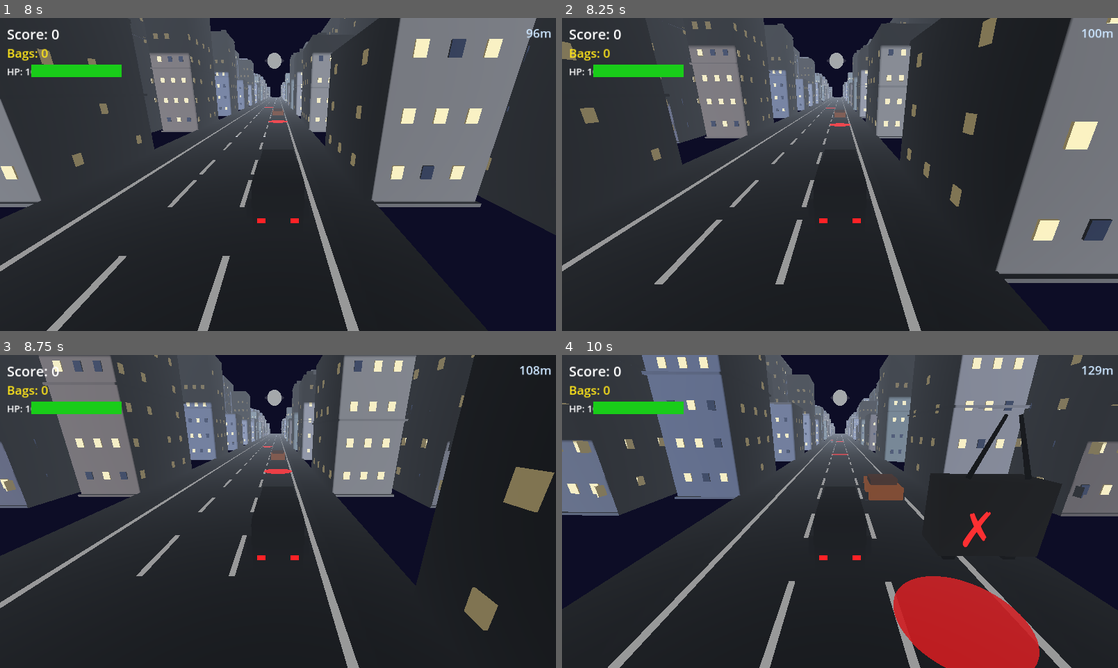
Above: before the commit, frames 1-4 (two rows, left to right).
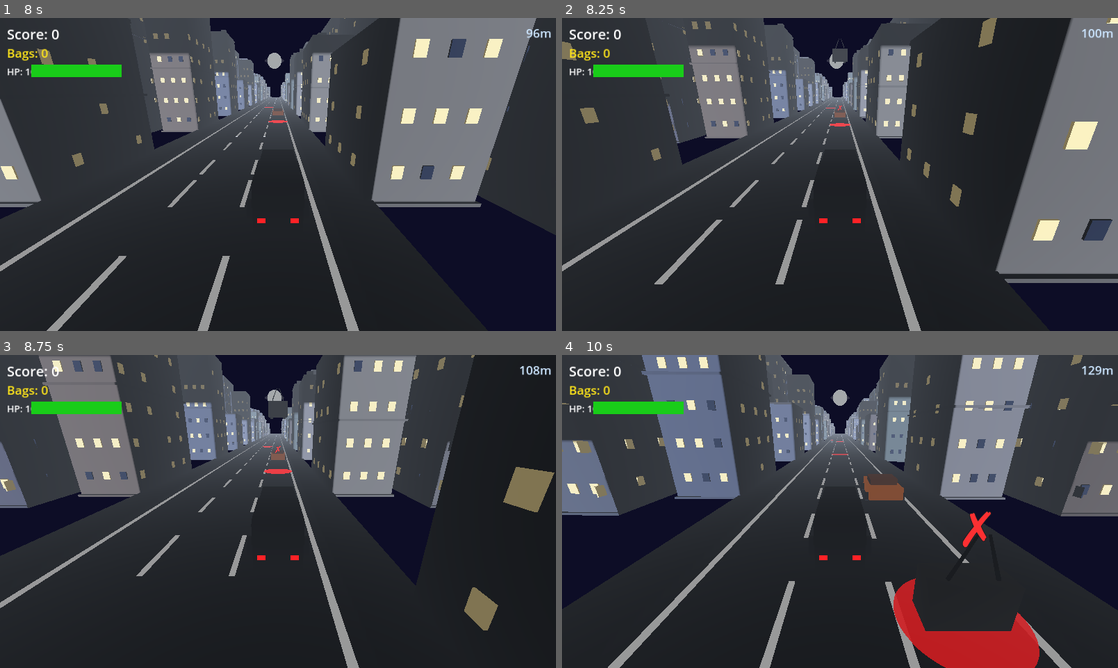
Above: after the commit, the same moments.

Repository: bhavyat81/runner
Game: Godot game, scene res://scenes/main_menu.tscn
Two runs of this game, one before a commit and one after it. Both use one fixed random seed, a clock stepped at 60 frames per second and the inputs below.
Inputs (mouse positions are in pixels of both pictures, inside the frame that each line leads up to):
- Up to frame 1 (8 s): click "▶ PLAY" at 0.5 s; move the mouse to (400, 158) at 1.27 s; hold D (move_right) 1.28-2.03 s; click (400, 158) at 1.42 s; tap Space (jump) at 1.52, 2.27, 3.77, 4.52, 5.27, 6.77, 7.52 s; move the mouse to (166, 190) at 2.02 s; hold A (move_left) 2.03-2.78 s; move the mouse to (333, 105) at 2.77 s; hold D (move_right) 2.78-4.28 s; move the mouse to (250, 237) at 3.52 s; click (250, 237) at 3.67 s; move the mouse to (444, 221) at 4.27 s; hold A (move_left) 4.28-6.53 s; move the mouse to (111, 127) at 5.02 s; move the mouse to (305, 174) at 5.77 s; click (305, 174) at 5.92 s; move the mouse to (194, 96) at 6.52 s; hold D (move_right) from 6.53 s (still down); move the mouse to (400, 158) at 7.27 s
- Up to frame 2 (8.25 s): keep holding D (move_right); move the mouse to (728, 190) at 8.02 s; click (728, 190) at 8.17 s
- Up to frame 3 (8.75 s): keep holding D (move_right); tap Space (jump) at 8.27 s
- Up to frame 4 (10 s): move the mouse to (895, 442) at 8.77 s; release D (move_right) at 8.78 s; hold A (move_left) from 8.78 s (still down); move the mouse to (812, 574) at 9.52 s; tap Space (jump) at 9.77 s

Frame 1 is identical in both runs. In frame 2, 0.1% of the frame differs, in the area x 48-52%, y 6-30%; in frame 3, 0.2%; in frame 4, 4.4%, in the area x 63-87%, y 18-89%.

Commit message:
Tune falling item drop parameters: earlier trigger, slower fall, lower start height
Co-authored-by: bhavyat81 <233542359+bhavyat81@users.noreply.github.com>

Diff:
--- a/scripts/garbage_marker.gd
+++ b/scripts/garbage_marker.gd
@@ -8,7 +8,7 @@
 const GARBAGE_BAG_COLOR := Color(0.15, 0.55, 0.15, 1.0)
 
 # Proximity to truck (Z) at which the bag starts falling and tick mark appears
-const PROXIMITY_TRIGGER_Z: float = -15.0
+const PROXIMITY_TRIGGER_Z: float = -27.0
 # Chance (~45%) that this garbage is harmful (red ✗)
 const HARMFUL_CHANCE: float = 0.45
 
@@ -24,9 +24,9 @@
 var pulse_time: float = 0.0
 var tick_label: Label3D = null
 
-const BAG_START_Y: float = 12.0
+const BAG_START_Y: float = 10.0
 const BAG_END_Y: float = 0.5
-const BAG_FALL_SPEED: float = 8.0
+const BAG_FALL_SPEED: float = 5.5
 const TICK_MARK_FONT_SIZE: int = 210
 
 func _ready() -> void:
